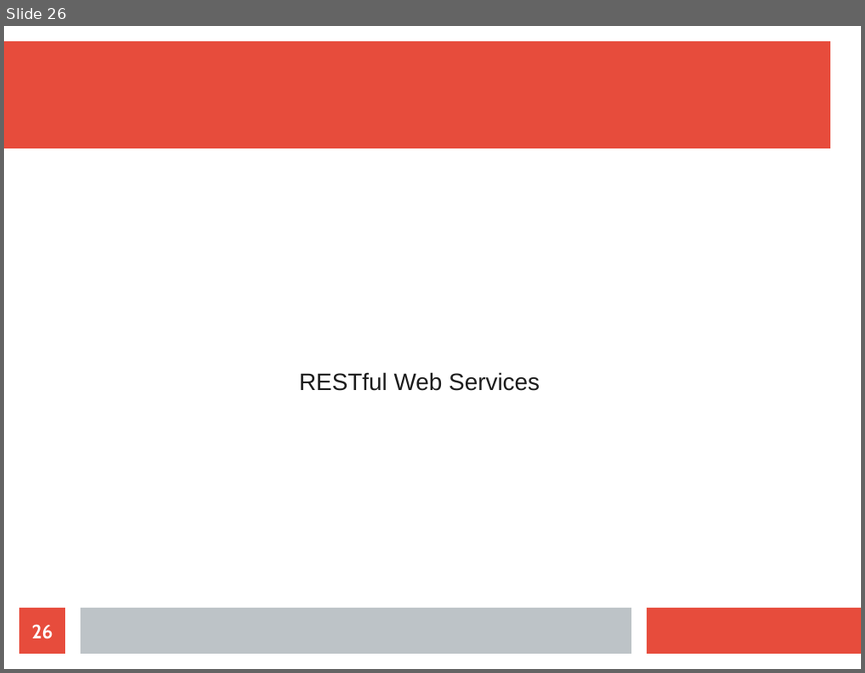
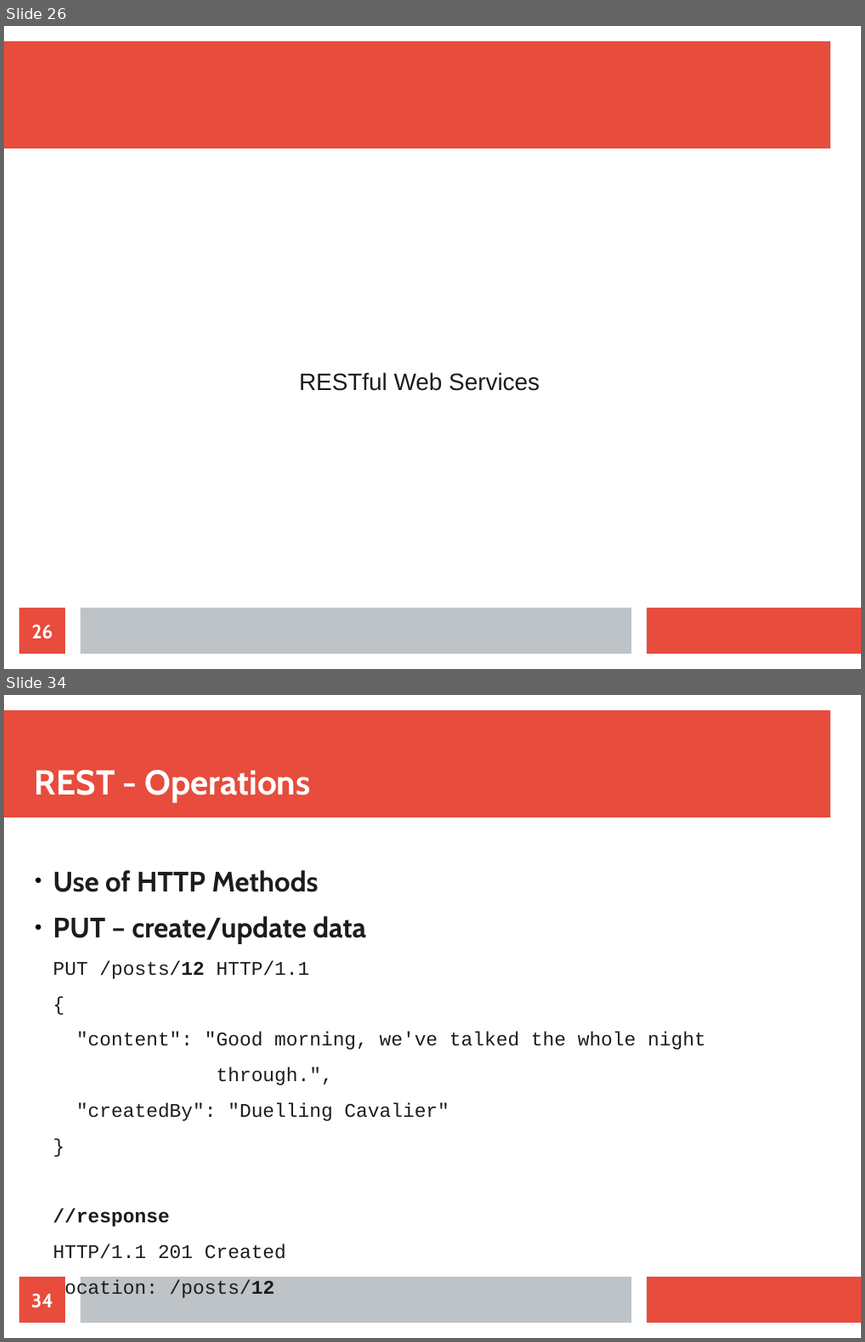
Before and after one commit to maxotta/pia-labs, a slide deck: lectures/ws_wsockets/ws_wsockets.odp. Shown one above the other, each under a label of ours: slide 26 before the commit, slides 26 and 34 after it; the slides between them are not shown. The pictures are 865x673 and 865x1342 pixels, drawn with LibreOffice and Linux fonts; fonts in the diff are those of the drawing. Boxes give left, top, right and bottom in pixels: in the first picture for what was removed or moved away, otherwise in the second. Text is boxed around its words. In the diff, an @@ line names an element or a change of style, - is before the commit and + after.

```diff
--- a/lectures/ws_wsockets/ws_wsockets.odp
+++ b/lectures/ws_wsockets/ws_wsockets.odp
@@ slide 34 added at <box>4,695,861,1338</box>, background #FFFFFF; not listed: 3 template elements that a slide beside it also shows @@
@@ title added at <box>35,770,311,803</box>, 32 pt, text #FFFFFF, bold @@
+REST - Operations
@@ text added at <box>53,870,706,1259</box>, 18 pt, text #1C1C1C @@
+● Use of HTTP Methods
+● PUT – create/update data
+PUT /posts/12 HTTP/1.1
+{
+"content": "Good morning, we've talked the whole night
+through.",
+"createdBy": "Duelling Cavalier"
+}
+//response
+HTTP/1.1 201 Created
+Location: /posts/12
@@ page number added at <box>19,1276,65,1322</box>, fill #E74C3C, 18 pt, text #FFFFFF, bold @@
+34
```
Also in this commit, not shown: 20 other slides added.
